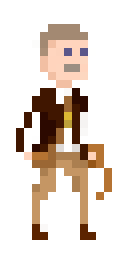
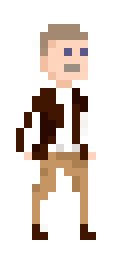
Layered file, before and after one edit (128 x 256). Changes by layer:
hid "whip" over 80, 144, 112, 200
hid "pouch" over 32, 88, 72, 168
painted on "clothes" over 32, 224, 96, 240
